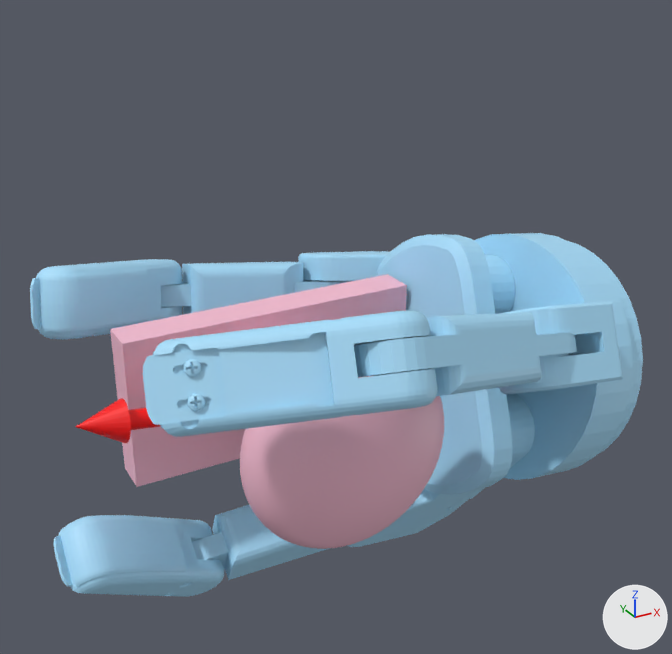
The glTF model static/assets/cond/Barrett/contactdb+door_knob/4.glb: old version first, new version second.
One viewpoint serves both versions: a 50 mm camera at (-0.116, -0.237, 0.141) aimed at (0.016, 0.003, 0.02). Every picture has the same lights, and +X, +Y and +Z are marked at lower right. Where no turn or scale is listed for an object, it has been applied to the vertices. Vertices at the same position are counted once.

Script lines for the objects in view, before the commit:
```python
me_door_knob_stl = bpy.data.meshes.new('door_knob.stl')
me_door_knob_stl.from_pydata(...)  # 7831 vertices, 15654 faces; spans x -0.05..0.05, y -0.0487..0.0263, z -0.0325..0.0325
me_door_knob_stl.materials.append(mat_defaultmaterial)
me_geometry_1 = bpy.data.meshes.new('geometry_1')
me_geometry_1.from_pydata(...)  # 8695 vertices, 17330 faces; spans x -0.079..0.116, y -0.079..0.083, z -0.084..0.056
me_geometry_1.materials.append(mat_defaultmaterial_001)
me_geometry_2 = bpy.data.meshes.new('geometry_2')
me_geometry_2.from_pydata(...)  # 75 vertices, 144 faces; spans x -0.0694..0.0004, y -0.0068..0.0063, z -0.0029..0.0139
me_geometry_2.materials.append(mat_defaultmaterial_002)
ob_door_knob_stl = bpy.data.objects.new('door_knob.stl', me_door_knob_stl)
ob_door_knob_stl.location = (0.0, 0.0, 0.0)
ob_geometry_1 = bpy.data.objects.new('geometry_1', me_geometry_1)
ob_geometry_1.location = (0.0, 0.0, 0.0)
ob_geometry_2 = bpy.data.objects.new('geometry_2', me_geometry_2)
ob_geometry_2.location = (0.0, 0.0, 0.0)
```
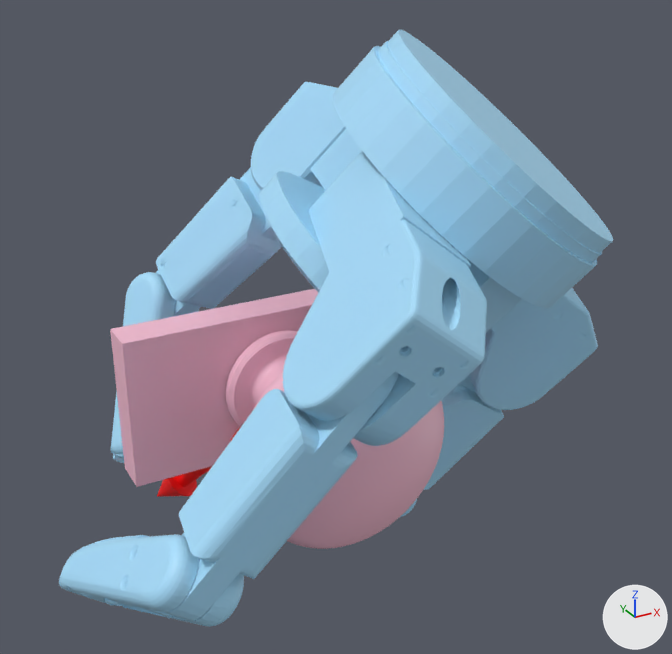
Location of each change, [x1, y1, x2, y2] in pixels of the pictures (672 x 654 px; the box of a moved part takes in the faces that stretch with it):
'geometry_1', reshaped (10% narrower, 64% taller)
    before: [30, 233, 643, 597]
    after: [59, 30, 613, 627]
'geometry_2', reshaped
    before: [76, 398, 160, 444]
    after: [157, 427, 241, 497]
part 1 of me_geometry_1, moved or reshaped
    before: [376, 233, 643, 495]
    after: [259, 30, 613, 332]
part 2 of me_geometry_1, moved or reshaped
    before: [354, 308, 577, 396]
    after: [156, 167, 323, 316]
part 3 of me_geometry_1, moved or reshaped
    before: [143, 311, 437, 437]
    after: [111, 272, 199, 463]
part 4 of me_geometry_1, moved or reshaped
    before: [298, 251, 515, 314]
    after: [470, 288, 598, 410]
part 5 of me_geometry_1, moved or reshaped
    before: [161, 262, 351, 315]
    after: [424, 374, 504, 490]
part 6 of me_geometry_1, moved or reshaped
    before: [30, 259, 182, 340]
    after: [399, 499, 417, 518]
part 7 of me_geometry_1, moved or reshaped
    before: [347, 394, 535, 547]
    after: [283, 151, 487, 446]
part 8 of me_geometry_1, moved or reshaped
    before: [192, 505, 330, 580]
    after: [164, 371, 399, 621]
part 9 of me_geometry_1, moved or reshaped
    before: [53, 515, 224, 597]
    after: [59, 534, 244, 627]
part 10 of me_geometry_1, moved or reshaped
    before: [499, 301, 623, 394]
    after: [251, 81, 346, 190]

Diff of the bpy script that builds the scene:
```diff
--- a/static/assets/cond/Barrett/contactdb+door_knob/4.glb.py
+++ b/static/assets/cond/Barrett/contactdb+door_knob/4.glb.py
@@ me_geometry_1 @@
-me_geometry_1.from_pydata(...)  # 8695 vertices, 17330 faces; spans x -0.079..0.116, y -0.079..0.083, z -0.084..0.056
+me_geometry_1.from_pydata(...)  # 8695 vertices, 17330 faces; spans x -0.081..0.111, y -0.084..0.079, z -0.074..0.112
+# me_geometry_1 part 1: the loose piece of 347 vertices spanning x 0.043..0.116, y -0.042..0.048, z -0.052..0.044 is multiplied about its middle by the matrix ((0.628, 0.489, 0.605), (-0.2, -0.649, 0.734), (0.752, -0.582, -0.31)), then moved by (-0.039, -0.019, 0.065)
+# me_geometry_1 part 2: the loose piece of 449 vertices spanning x -0.016..0.07, y -0.076..-0.03, z 0.009..0.052 is multiplied about its middle by the matrix ((0.582, 0.592, 0.557), (0.004, -0.687, 0.727), (0.813, -0.421, -0.402)), then moved by (-0.026, 0.103, 0.009)
+# me_geometry_1 part 3: the loose piece of 1647 vertices spanning x -0.063..0.004, y -0.079..-0.037, z 0.027..0.056 is multiplied about its middle by the matrix ((0.575, 0.604, 0.552), (0.028, -0.689, 0.725), (0.818, -0.401, -0.413)), then moved by (0.001, 0.118, -0.05)
+# me_geometry_1 part 4: the loose piece of 925 vertices spanning x 0.031..0.093, y 0.0..0.078, z -0.009..0.033 is multiplied about its middle by the matrix ((0.502, 0.865, 0.005), (-0.215, 0.12, 0.969), (0.837, -0.488, 0.246)), then moved by (0.01, -0.045, 0.008)
+# me_geometry_1 part 5: the loose piece of 449 vertices spanning x -0.031..0.06, y 0.046..0.081, z -0.004..0.027 is multiplied about its middle by the matrix ((0.622, 0.783, 0.009), (-0.232, 0.173, 0.957), (0.747, -0.598, 0.289)), then moved by (0.051, -0.057, -0.041)
+# me_geometry_1 part 6: the loose piece of 1647 vertices spanning x -0.07..-0.01, y 0.035..0.083, z 0.003..0.041 is multiplied about its middle by the matrix ((0.641, 0.767, 0.011), (-0.234, 0.182, 0.955), (0.731, -0.615, 0.297)), then moved by (0.067, -0.029, -0.087)
+# me_geometry_1 part 7: the loose piece of 925 vertices spanning x 0.024..0.087, y -0.023..0.037, z -0.084..-0.011 is multiplied about its middle by the matrix ((0.625, 0.508, 0.593), (-0.199, -0.631, 0.75), (0.755, -0.587, -0.293)), then moved by (-0.054, -0.054, 0.101)
+# me_geometry_1 part 8: the loose piece of 449 vertices spanning x -0.04..0.051, y 0.002..0.034, z -0.078..-0.048 is multiplied about its middle by the matrix ((0.611, 0.485, 0.625), (-0.264, -0.619, 0.739), (0.746, -0.617, -0.251)), then moved by (-0.038, -0.071, 0.077)
+# me_geometry_1 part 9: the loose piece of 1647 vertices spanning x -0.079..-0.021, y -0.005..0.037, z -0.079..-0.029 is multiplied about its middle by the matrix ((0.605, 0.477, 0.637), (-0.289, -0.615, 0.734), (0.742, -0.628, -0.234)), then moved by (-0.012, -0.046, 0.026)
+# me_geometry_1 part 10: 210 of 8695 vertices moved; they spanned x 0.047..0.091, y -0.059..-0.024, z 0.0..0.037 and now span x 0.005..0.049, y 0.009..0.051, z 0.049..0.093; mean shift (-0.039, 0.08, 0.043); largest move (0.081, -0.058, 0.014) -> (0.01, 0.042, 0.077)
 me_geometry_1.materials.append(mat_defaultmaterial_001)
@@ me_geometry_2 @@
 me_geometry_2.from_pydata(...)  # 75 vertices, 144 faces; spans x -0.0694..0.0004, y -0.0068..0.0063, z -0.0029..0.0139
+# me_geometry_2 part 11: the whole mesh is multiplied about the mesh origin by the matrix ((0.44, -0.493, -0.751), (-0.62, 0.439, -0.651), (0.65, 0.751, -0.113))
 me_geometry_2.materials.append(mat_defaultmaterial_002)
```
